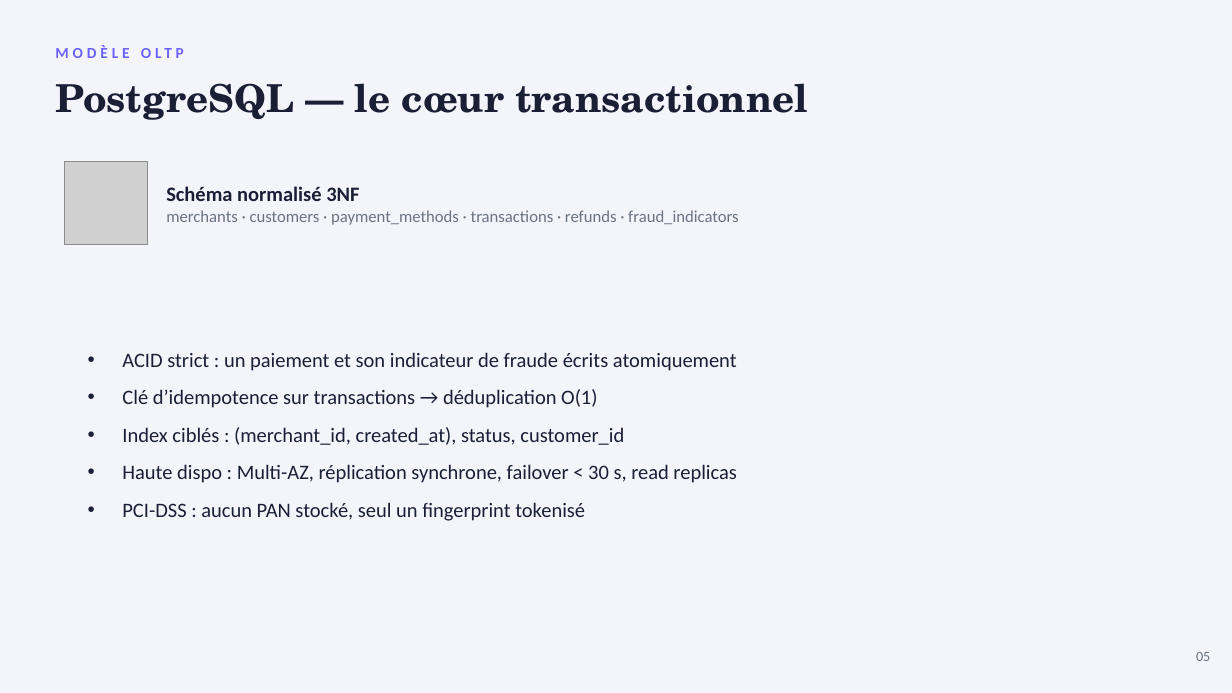
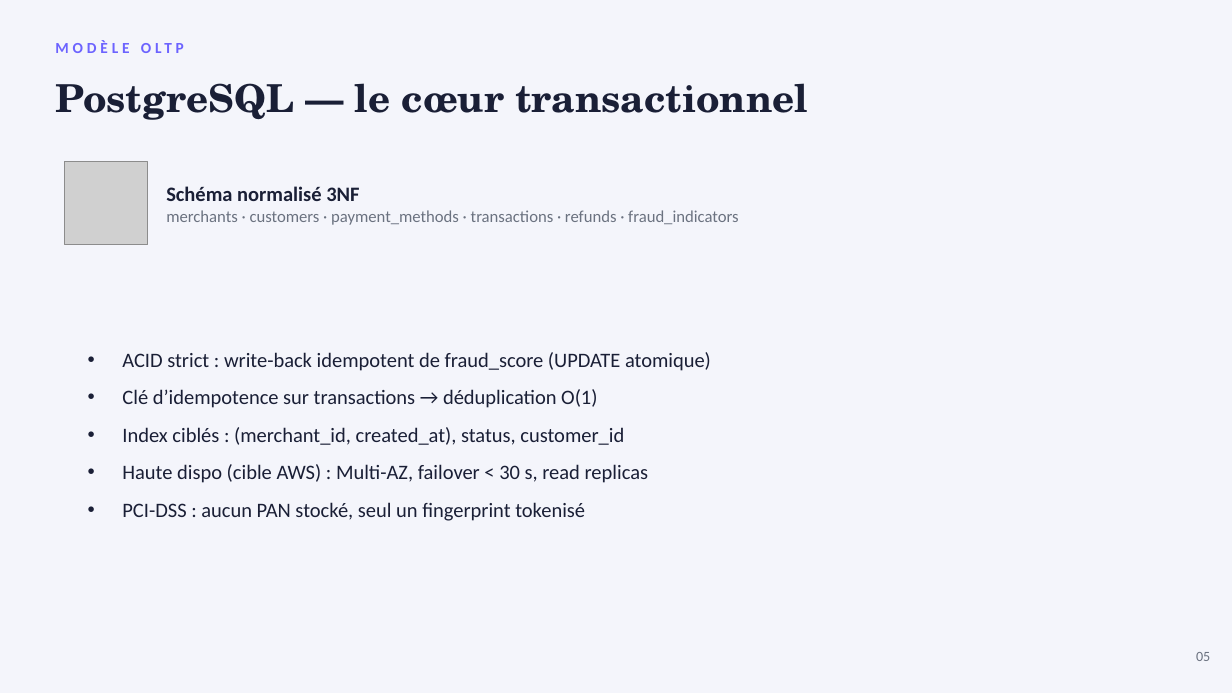
Before and after one commit to PDUCLOS/BLOC2-STRIPE, a slide deck: slide 6 of presentation/stripe_presentation_bloc2.pptx. Drawn at 1232x693 pixels with LibreOffice and Linux fonts; fonts in the diff are those of the drawing; grey boxes stand for pictures. Boxes give left, top, right and bottom in pixels: in the first picture for what was removed or moved away, otherwise in the second. Text is boxed around its words. In the diff, an @@ line names an element or a change of style, - is before the commit and + after.

```diff
--- a/presentation/stripe_presentation_bloc2.pptx
+++ b/presentation/stripe_presentation_bloc2.pptx
@@ text "MODÈLE OLTP": place and size @@
-text "MODÈLE OLTP" at [55, 39, 1165, 67]
+text "MODÈLE OLTP" at [55, 33, 1165, 61]
@@ text at [122, 352, 711, 371]: text changed @@
-• ACID strict : un paiement et son indicateur de fraude écrits atomiquement
+• ACID strict : write-back idempotent de fraud_score (UPDATE atomique)
@@ text at [122, 464, 649, 483]: text changed @@
-• Haute dispo : Multi-AZ, réplication synchrone, failover < 30 s, read replicas
+• Haute dispo (cible AWS) : Multi-AZ, failover < 30 s, read replicas
```
Also in this commit, not shown: 9 other slides changed, 4 slides added, 2 slides removed, 2 other files.
